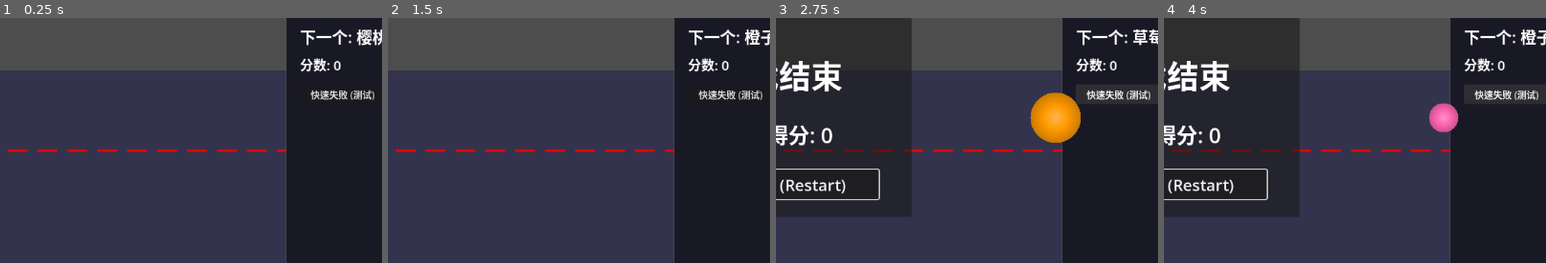
Above: before the commit, frames 1-4 (left to right).
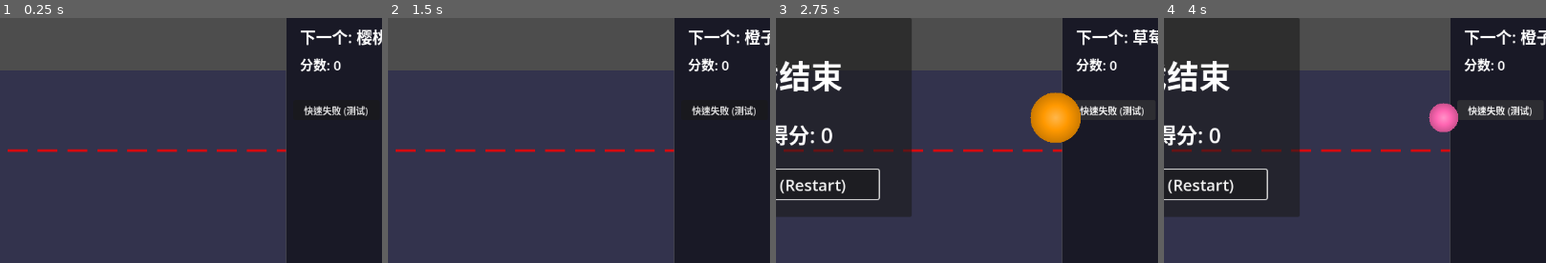
Above: after the commit, the same moments.

Repository: atom32/syn_melon
Game: Godot game, scene res://scenes/Main.tscn
Two runs of this game, one before a commit and one after it. Both use one fixed random seed, a clock stepped at 60 frames per second and the inputs below.
Inputs:
- Up to frame 1 (0.25 s): no input
- Up to frame 2 (1.5 s): click "快速失败 (测试)" at 0.5 s; click "重新开始 (Restart)" at 1.25 s
- Up to frame 3 (2.75 s): click "快速失败 (测试)" at 2 s
- Up to frame 4 (4 s): click "重新开始 (Restart)" at 2.75 s; click "快速失败 (测试)" at 3.5 s
The pictures show only the part of the screen within x 17-67%, y 0-50%; the shares and areas given below are measured in that part.

The runs differ from the first frame. In frame 1, 0.9% of the frame differs, in the area x 79-98%, y 29-41%; in frame 2, 0.9%; in frame 3, 1.1%; in frame 4, 1.1%.

Commit message:
fix: center GameOverPanel in Main scene window
- Add PRESET_CENTER anchors (anchors_preset = 8)
- Set all anchors to 0.5 (center)
- Set offsets: -200,-150 to 200,150 for 400x300 size
- This ensures the panel appears centered in the window

Diff:
--- a/scenes/Main.tscn
+++ b/scenes/Main.tscn
@@ -1,20 +1,20 @@
-[gd_scene load_steps=3 format=3 uid="uid://cedynbx43mrlb"]
+[gd_scene format=3 uid="uid://cedynbx43mrlb"]
 
 [ext_resource type="Script" uid="uid://bt4keo5ieqr5t" path="res://scripts/Main.gd" id="1_main"]
 [ext_resource type="Script" uid="uid://cfbgg7fdoqfb2" path="res://scripts/WarningLine.gd" id="2_warning"]
-[ext_resource type="Script" path="res://scripts/GameOverPanel.gd" id="3_gameover"]
+[ext_resource type="Script" uid="uid://cyql8n62fkvnm" path="res://scripts/GameOverPanel.gd" id="3_gameover"]
 
 [sub_resource type="RectangleShape2D" id="RectangleShape2D_warning"]
-size = Vector2(1100, 30)
+size = Vector2(664, 30)
 
 [sub_resource type="RectangleShape2D" id="RectangleShape2D_ceiling"]
-size = Vector2(1200, 50)
+size = Vector2(721, 96)
 
 [sub_resource type="RectangleShape2D" id="RectangleShape2D_wall"]
-size = Vector2(50, 1200)
+size = Vector2(50, 767.75)
 
 [sub_resource type="RectangleShape2D" id="RectangleShape2D_ground"]
-size = Vector2(1200, 50)
+size = Vector2(723, 116)
 
 [node name="Main" type="Node2D" unique_id=1376790439]
 script = ExtResource("1_main")
@@ -54,12 +54,12 @@
 offset_right = 461.0
 offset_bottom = 244.0
 
-[node name="DebugFailButton" type="Button" parent="UIBackground"]
+[node name="DebugFailButton" type="Button" parent="UIBackground" unique_id=1958018258]
 layout_mode = 0
-offset_left = 20.0
-offset_top = 100.0
-offset_right = 150.0
-offset_bottom = 130.0
+offset_left = 10.0
+offset_top = 124.0
+offset_right = 140.0
+offset_bottom = 154.0
 theme_override_font_sizes/font_size = 14
 text = "快速失败 (测试)"
 
@@ -68,6 +68,7 @@
 script = ExtResource("2_warning")
 
 [node name="CollisionShape2D" type="CollisionShape2D" parent="WarningLine" unique_id=1575481702]
+position = Vector2(-218, 0)
 shape = SubResource("RectangleShape2D_warning")
 
 [node name="Ceiling" type="StaticBody2D" parent="." unique_id=1487805239]
@@ -75,6 +76,7 @@
 collision_mask = 0
 
 [node name="CollisionShape2D" type="CollisionShape2D" parent="Ceiling" unique_id=1303117551]
+position = Vector2(-239.5, -23)
 shape = SubResource("RectangleShape2D_ceiling")
 
 [node name="LeftWall" type="StaticBody2D" parent="." unique_id=600135904]
@@ -82,7 +84,7 @@
 collision_mask = 0
 
 [node name="CollisionShape2D" type="CollisionShape2D" parent="LeftWall" unique_id=1650827705]
-position = Vector2(48, 4)
+position = Vector2(48, 20)
 shape = SubResource("RectangleShape2D_wall")
 
 [node name="RightWall" type="StaticBody2D" parent="." unique_id=1829616924]
@@ -90,7 +92,7 @@
 collision_mask = 0
 
 [node name="CollisionShape2D" type="CollisionShape2D" parent="RightWall" unique_id=1092074336]
-position = Vector2(-499, -12)
+position = Vector2(-499, 15.125)
 shape = SubResource("RectangleShape2D_wall")
 
 [node name="BackGround" type="StaticBody2D" parent="." unique_id=198111269]
@@ -105,8 +107,20 @@
 color = Color(0.2, 0.2, 0.3, 1)
 
 [node name="CollisionShape2D" type="CollisionShape2D" parent="BackGround" unique_id=748581474]
+position = Vector2(-238.5, 33)
 shape = SubResource("RectangleShape2D_ground")
 
-[node name="GameOverPanel" type="Panel" parent="."]
+[node name="GameOverPanel" type="Panel" parent="." unique_id=1367045092]
+anchors_preset = 8
+anchor_left = 0.5
+anchor_top = 0.5
+anchor_right = 0.5
+anchor_bottom = 0.5
+offset_left = -200.0
+offset_top = -150.0
+offset_right = 200.0
+offset_bottom = 150.0
+grow_horizontal = 2
+grow_vertical = 2
 z_index = 4000
 script = ExtResource("3_gameover")
